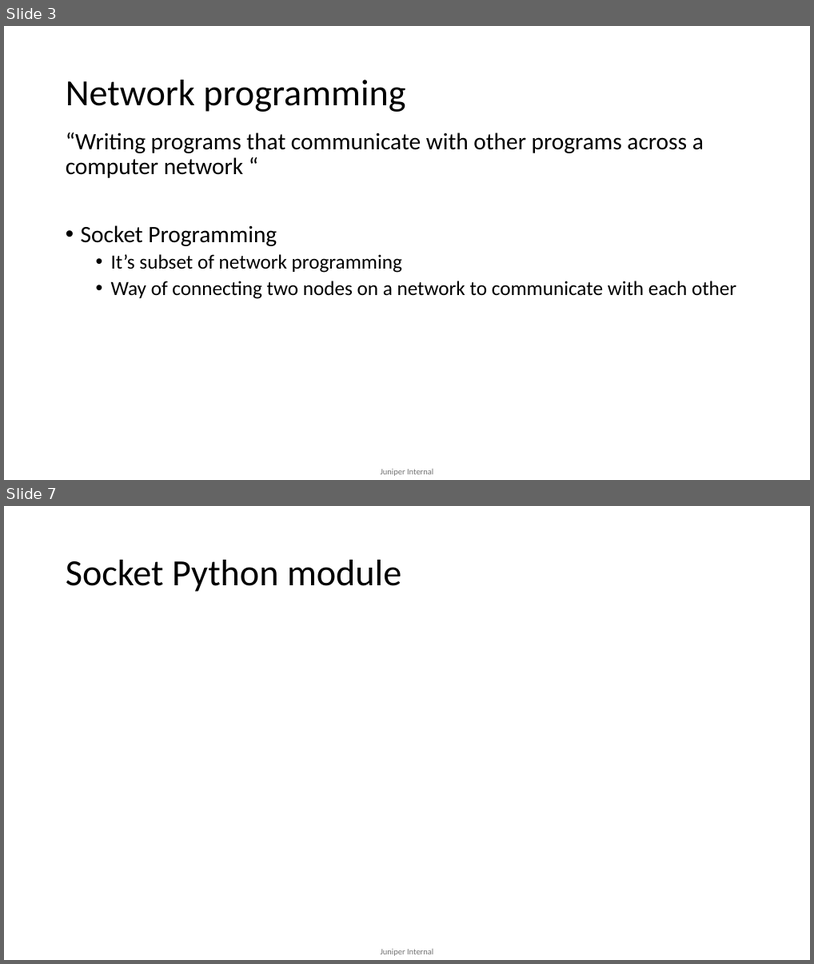
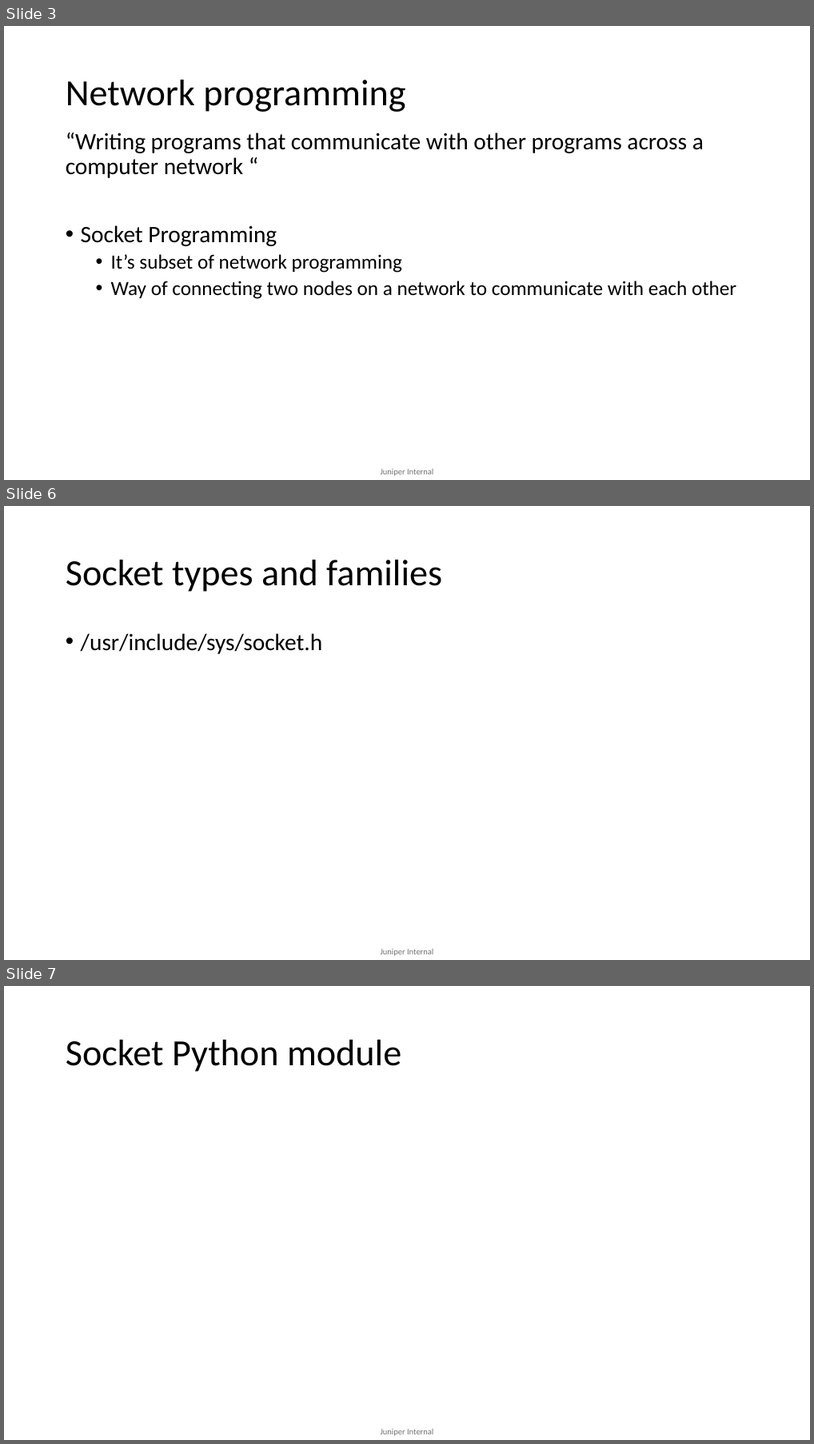
Before and after one commit to mdsathees/Network_programming, a slide deck: Socket-programming-python.pptx. Shown one above the other, each under a label of ours: slides 3 and 7 before the commit, slides 3, 6 and 7 after it; the slides between them are not shown. The pictures are 814x964 and 814x1444 pixels, drawn with LibreOffice and Linux fonts; fonts in the diff are those of the drawing. Boxes give left, top, right and bottom in pixels: in the first picture for what was removed or moved away, otherwise in the second. Text is boxed around its words. In the diff, an @@ line names an element or a change of style, - is before the commit and + after.

```diff
--- a/Socket-programming-python.pptx
+++ b/Socket-programming-python.pptx
@@ slide 6 added at (4, 506, 810, 960), background #FFFFFF; not listed: 1 template element that a slide beside it also shows @@
@@ title added at (66, 560, 442, 592), 44 pt, text #000000 @@
+Socket types and families
@@ text added at (81, 633, 322, 654), 28 pt, text #000000 @@
+• /usr/include/sys/socket.h
```
Also in this commit, not shown: 5 slides changed, 2 other slides added.
